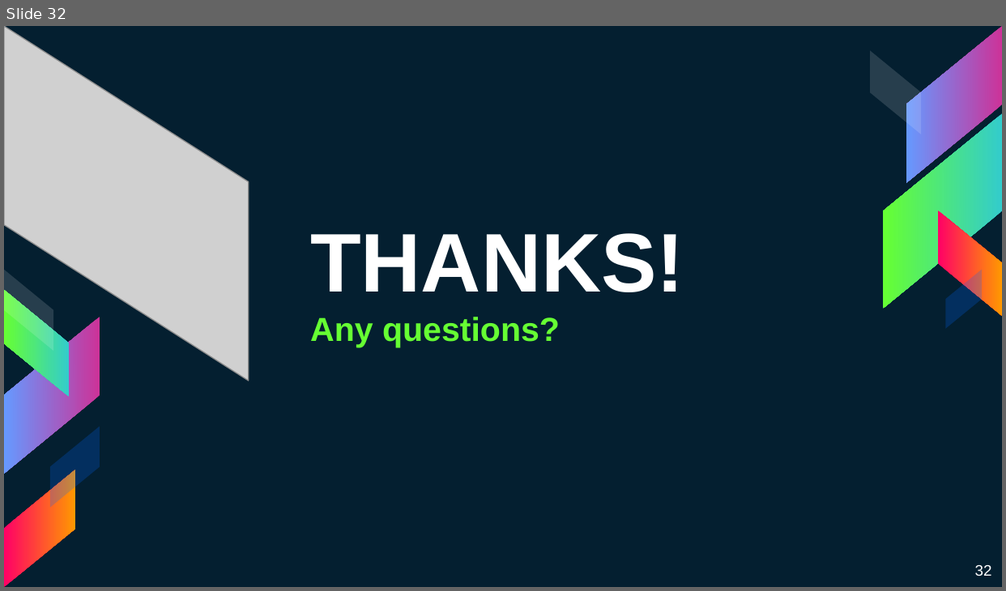
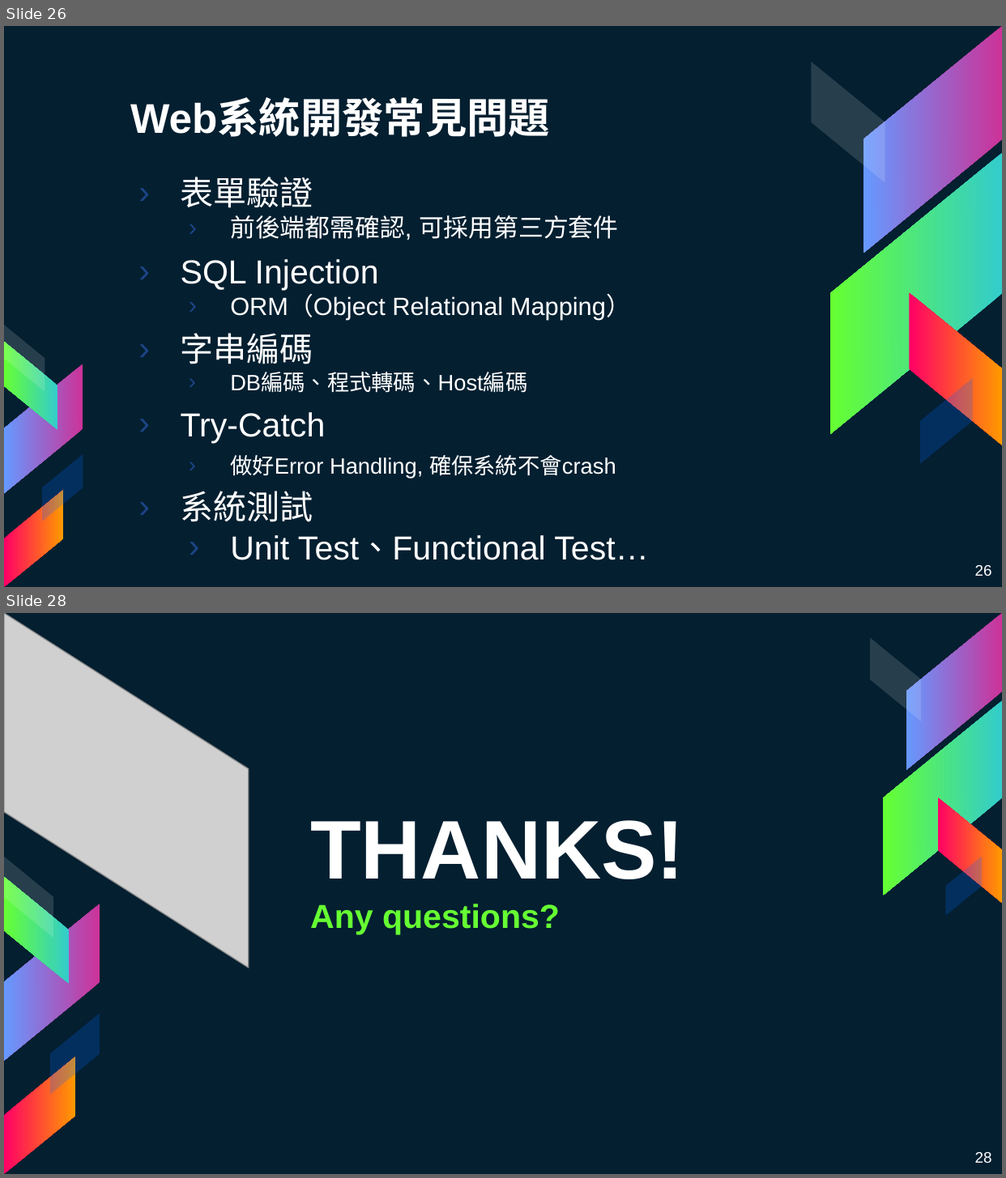
Before and after one commit to mmmaaaxxx77/NodeJS_YuanZe_Workshop, a slide deck: Documents/day2.pptx. Shown one above the other, each under a label of ours: slide 32 before the commit, slides 26 and 28 after it; the slides between them are not shown. The pictures are 1006x591 and 1006x1178 pixels, drawn with LibreOffice and Linux fonts; fonts in the diff are those of the drawing; grey boxes stand for pictures. Boxes give left, top, right and bottom in pixels: in the first picture for what was removed or moved away, otherwise in the second. Text is boxed around its words. In the diff, an @@ line names an element or a change of style, - is before the commit and + after.

```diff
--- a/Documents/day2.pptx
+++ b/Documents/day2.pptx
@@ slide 26 added at [4,26,1002,587], background #041F30 @@
@@ title added at [130,100,550,137], 30 pt, text #FFFFFF, bold @@
+Web系統開發常見問題
@@ text added at [181,177,648,561], 24 pt, text #FFFFFF @@
+› 表單驗證
+  › 前後端都需確認, 可採用第三方套件
+› SQL Injection
+  › ORM（Object Relational Mapping）
+› 字串編碼
+  › DB編碼、程式轉碼、Host編碼
+› Try-Catch
+    › 做好Error Handling, 確保系統不會crash
+› 系統測試
+  › Unit Test、Functional Test…
@@ group added at [811,26,1002,464]: 5 parallelograms @@
@@ group added at [4,326,83,587]: 5 parallelograms @@
@@ page number added at [975,565,992,577], 11 pt, text #FFFFFF @@
+26
@@ what was slide 32 is now slide 28 @@
@@ page number at [975,1152,992,1163]: text changed @@
-32
+28
```
Also in this commit, not shown: 11 slides changed, 11 other slides added, 16 slides removed, 31 other files.
